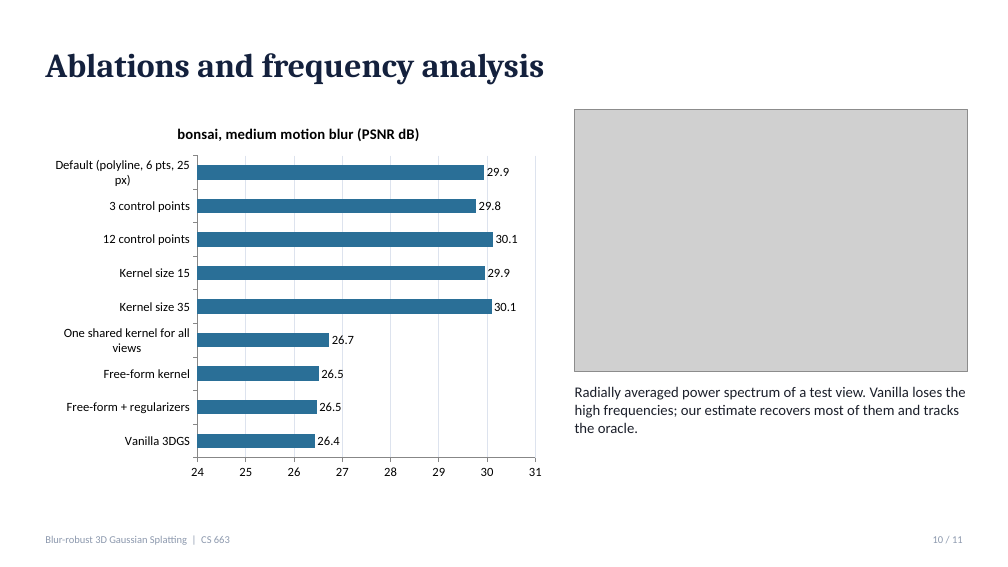
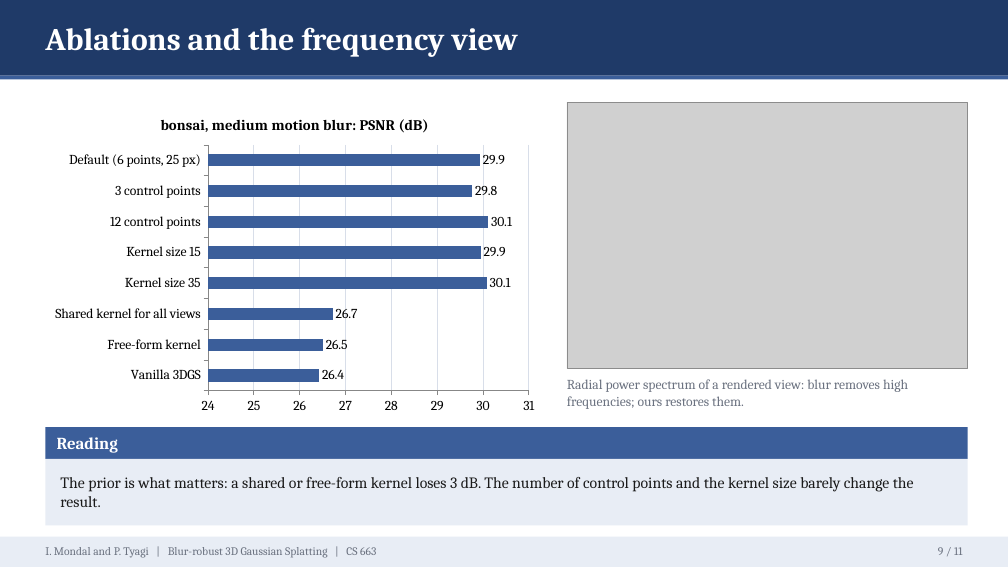
Before and after one commit to IshaanM05/blur-robust-3dgs, a slide deck: slide 9 of docs/slides.pptx (slide 10 before the commit). Drawn at 1008x567 pixels with LibreOffice and Linux fonts; fonts in the diff are those of the drawing; grey boxes stand for pictures. Boxes give left, top, right and bottom in pixels: in the first picture for what was removed or moved away, otherwise in the second. Text is boxed around its words. In the diff, an @@ line names an element or a change of style, - is before the commit and + after.

Commit message:
Beamer-style slide deck with typeset equations and pipeline diagram; add teammate name and roll number

```diff
--- a/docs/slides.pptx
+++ b/docs/slides.pptx
@@ rectangle added at [0,0,1008,76], fill #1F3A68 @@
@@ text at [45,27,518,57]: text changed; size 32 to 30 pt; text colour #14213D to #FFFFFF @@
-Ablations and frequency analysis
+Ablations and the frequency view
@@ rectangle added at [0,76,1008,79], fill #3B5E9A @@
@@ bar chart at [45,102,544,420] @@
@@ title "bonsai, medium motion blur (PSNR dB)" to "bonsai, medium motion blur: PSNR (dB)" @@
-categories: Vanilla 3DGS, Free-form + regularizers, Free-form kernel, One shared kernel for all views, Kernel size 35, Kernel size 15, 12 control points, 3 control points, Default (polyline, 6 pts, 25 px)
+categories: Vanilla 3DGS, Free-form kernel, Shared kernel for all views, Kernel size 35, Kernel size 15, 12 control points, 3 control points, Default (6 points, 25 px)
-Series 1: 26.4, 26.5, 26.5, 26.7, 30.1, 29.9, 30.1, 29.8, 29.9
+Series 1: 26.4, 26.5, 26.7, 30.1, 29.9, 30.1, 29.8, 29.9
@@ colour of Series 1 #2A6F97 to #3B5E9A @@
@@ data labels of Series 1 changed @@
@@ value axis changed @@
@@ lettering changed @@
@@ bar chart: place and size @@
-bar chart at [45,110,552,488]
+bar chart at [45,102,544,420]
@@ picture: place and size @@
-picture at [575,110,968,372]
+picture at [567,102,968,369]
@@ text at [567,379,908,409]: text changed; size 14 to 13 pt; font Calibri to Cambria; text colour #1B1F2A to #6B7280 @@
-Radially averaged power spectrum of a test view. Vanilla loses the high frequencies; our estimate recovers most of them and tracks the oracle.
+Radial power spectrum of a rendered view: blur removes high frequencies; ours restores them.
@@ rectangle added at [45,427,968,459], fill #3B5E9A @@
@@ text added at [57,437,118,453], 16 pt, text #FFFFFF, bold @@
+Reading
@@ rectangle added at [45,459,968,526], fill #E8EDF5 @@
@@ text added at [60,477,914,507], 15 pt, text #1A1A1A @@
+The prior is what matters: a shared or free-form kernel loses 3 dB. The number of control points and the kernel size barely change the result.
@@ rectangle added at [0,537,1008,567], fill #E8EDF5 @@
@@ text at [45,547,376,558]: text changed; size 10 to 11 pt; font Calibri to Cambria; text colour #8D99AE to #6B7280 @@
-Blur-robust 3D Gaussian Splatting | CS 663
+I. Mondal and P. Tyagi | Blur-robust 3D Gaussian Splatting | CS 663
@@ text at [938,547,962,555]: text changed; size 10 to 11 pt; font Calibri to Cambria; text colour #8D99AE to #6B7280 @@
-10 / 11
+9 / 11
```
Also in this commit, not shown: 3 other slides changed, 7 slides added, 7 slides removed, 9 other files.
